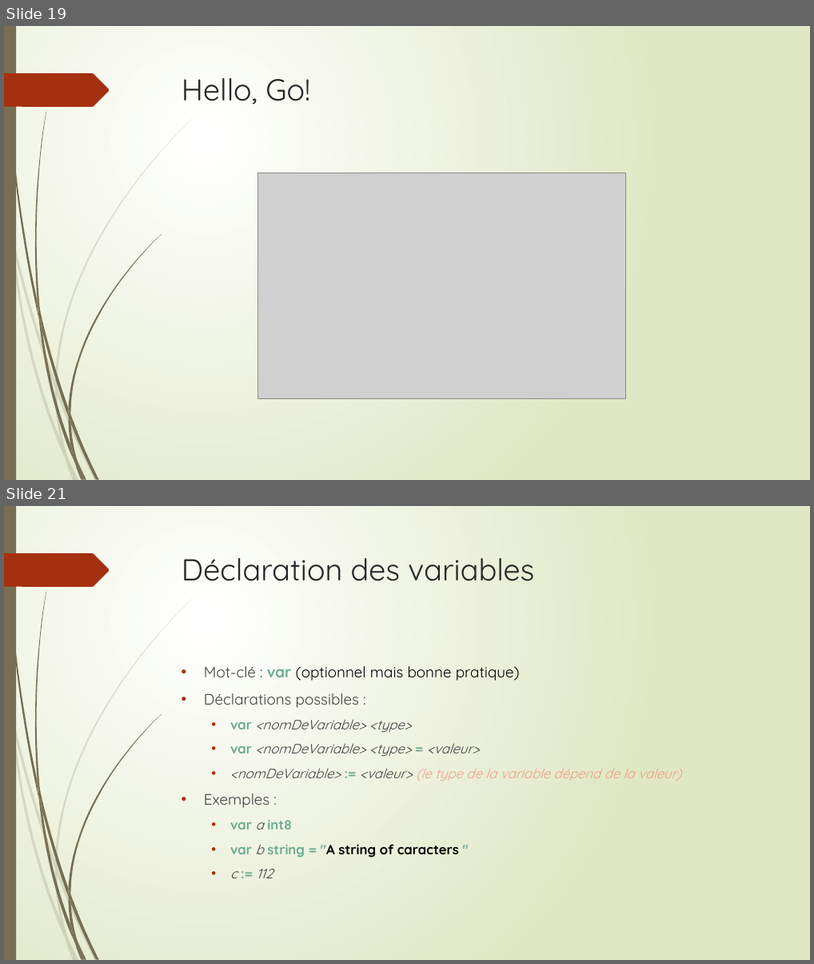
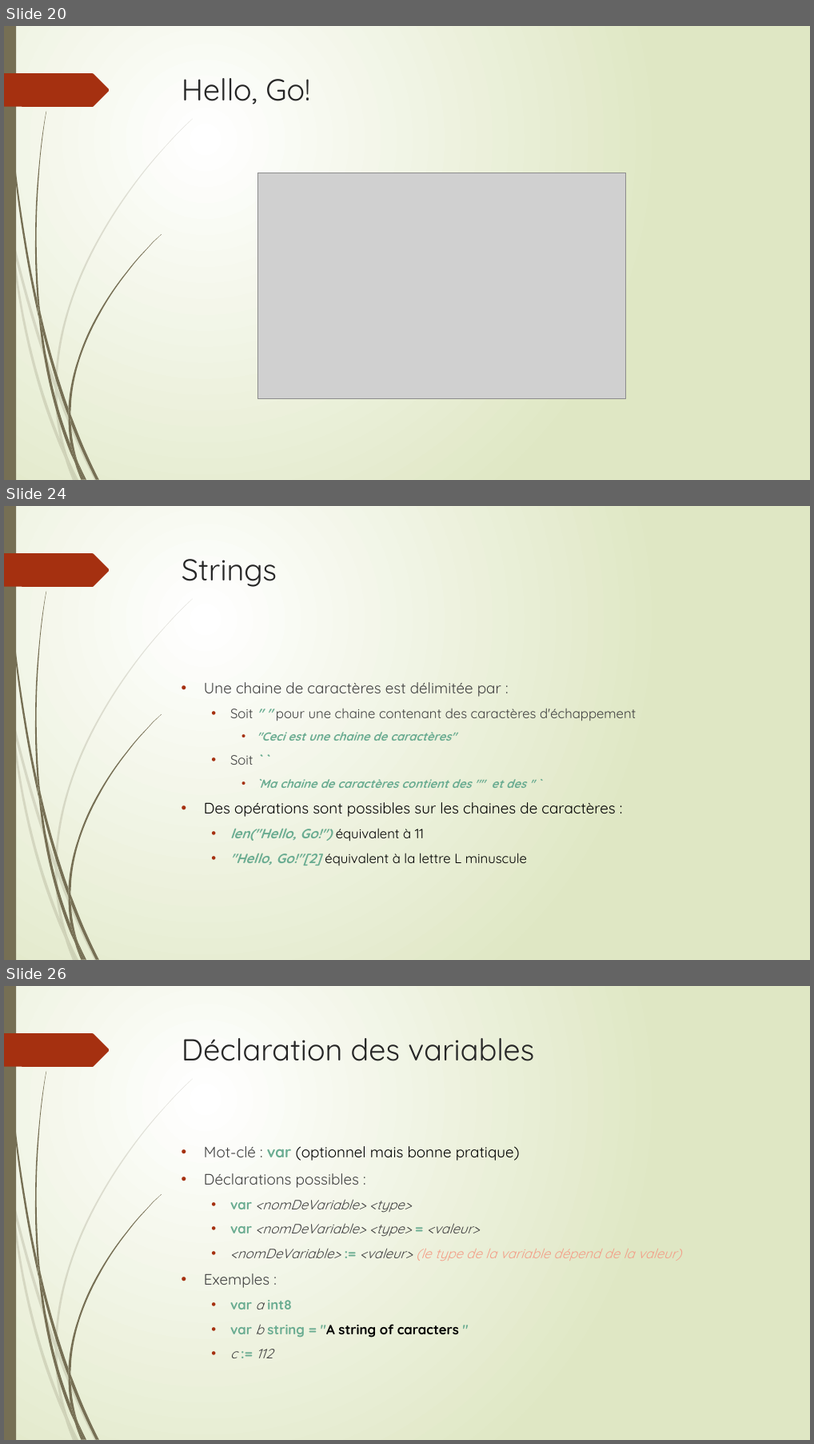
Before and after one commit to thierrydecker/learning-go, a slide deck: documentations/learning-go.pptx. Shown one above the other, each under a label of ours: slides 19 and 21 before the commit, slides 20, 24 and 26 after it; the slides between them are not shown. The pictures are 814x964 and 814x1444 pixels, drawn with LibreOffice and Linux fonts; fonts in the diff are those of the drawing; grey boxes stand for pictures. Boxes give left, top, right and bottom in pixels: in the first picture for what was removed or moved away, otherwise in the second. Text is boxed around its words. In the diff, an @@ line names an element or a change of style, - is before the commit and + after.

```diff
--- a/documentations/learning-go.pptx
+++ b/documentations/learning-go.pptx
@@ slide 24 added at box(4, 506, 810, 960), background gradient #FFFFFF to #DFE8C4; not listed: 24 template elements that a slide beside it also shows @@
@@ title added at box(182, 559, 277, 587), 36 pt, text #262626 @@
+Strings
@@ text added at box(204, 682, 636, 865), 16 pt, text #6AAC91 @@
+• Une chaine de caractères est délimitée par :
+  • Soit " " pour une chaine contenant des caractères d'échappement
+    • "Ceci est une chaine de caractères"
+  • Soit ` `
+    • `Ma chaine de caractères contient des "" et des '' `
+• Des opérations sont possibles sur les chaines de caractères :
+  • len("Hello, Go!") équivalent à 11
+  • "Hello, Go!"[2] équivalent à la lettre L minuscule
@@ what was slide 19 is now slide 20 @@
@@ what was slide 21 is now slide 26 @@
```
Also in this commit, not shown: 2 slides changed, 5 other slides added, 1 slide removed, 1 other file.
